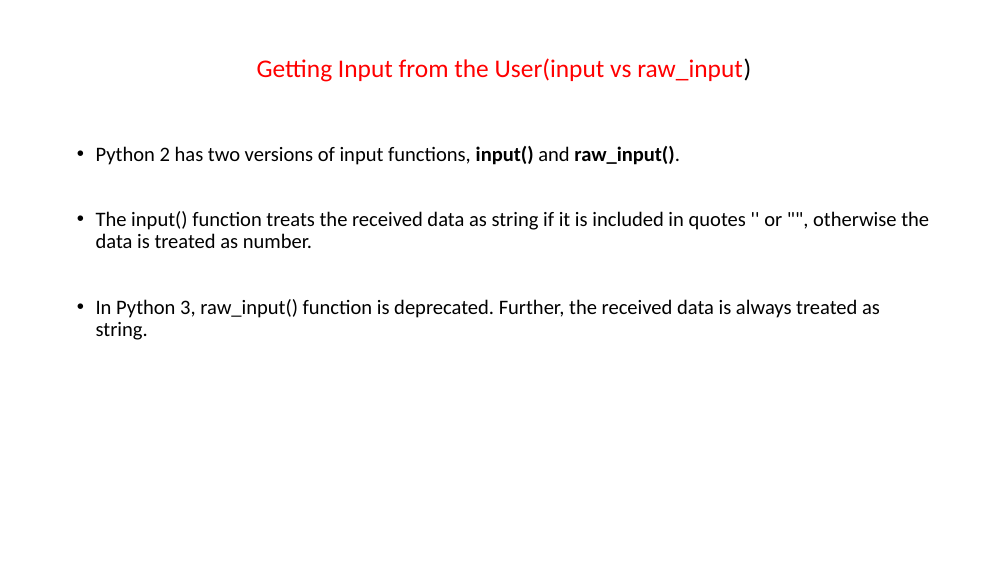
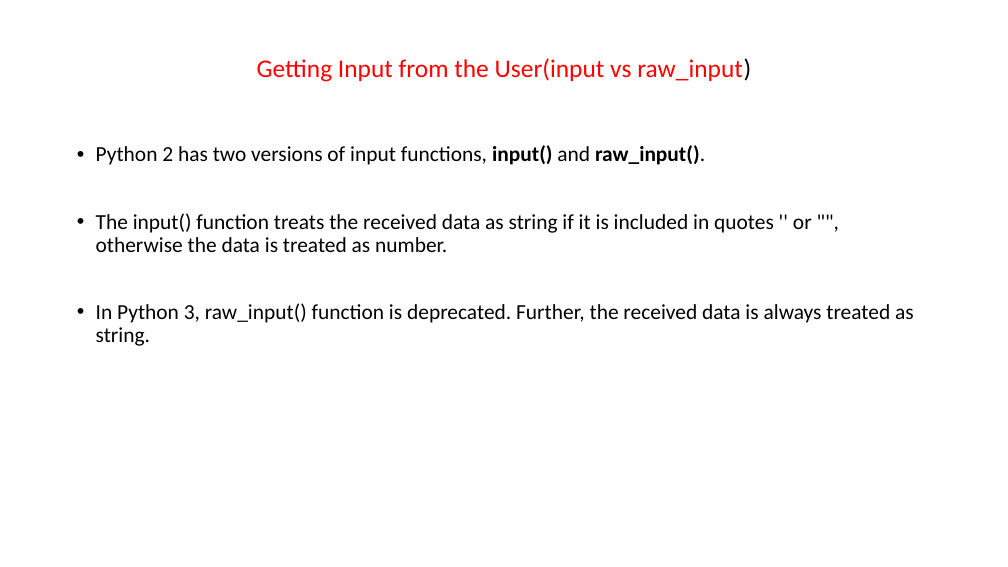
Before and after one commit to rajujakkireddy/python-data, a slide deck: slide 22 of Notes/1.Python Introduction.pptx. Drawn at 1008x567 pixels with LibreOffice and Linux fonts; fonts in the diff are those of the drawing. Boxes give left, top, right and bottom in pixels: in the first picture for what was removed or moved away, otherwise in the second. Text is boxed around its words. In the diff, an @@ line names an element or a change of style, - is before the commit and + after.

```diff
--- a/Notes/1.Python Introduction.pptx
+++ b/Notes/1.Python Introduction.pptx
@@ text "Python 2 has two versions ..." at box(96, 145, 914, 346): size 19.6 to 20.4 pt @@
```
Also in this commit, not shown: 4 other slides changed, 1 other file.
